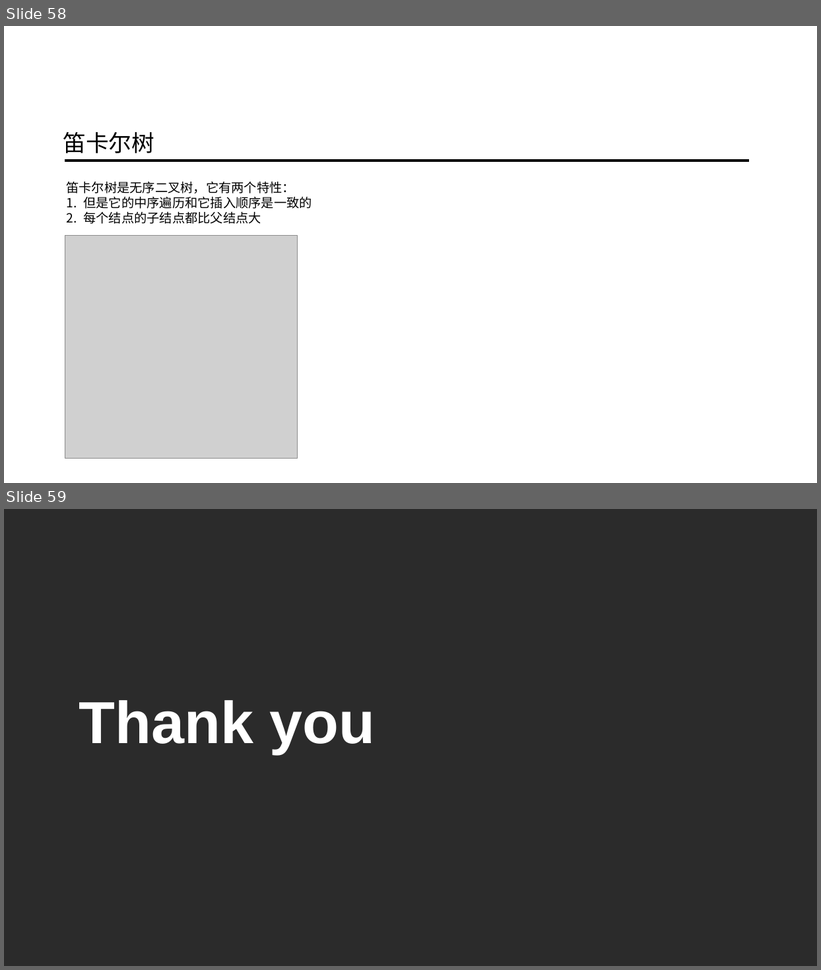
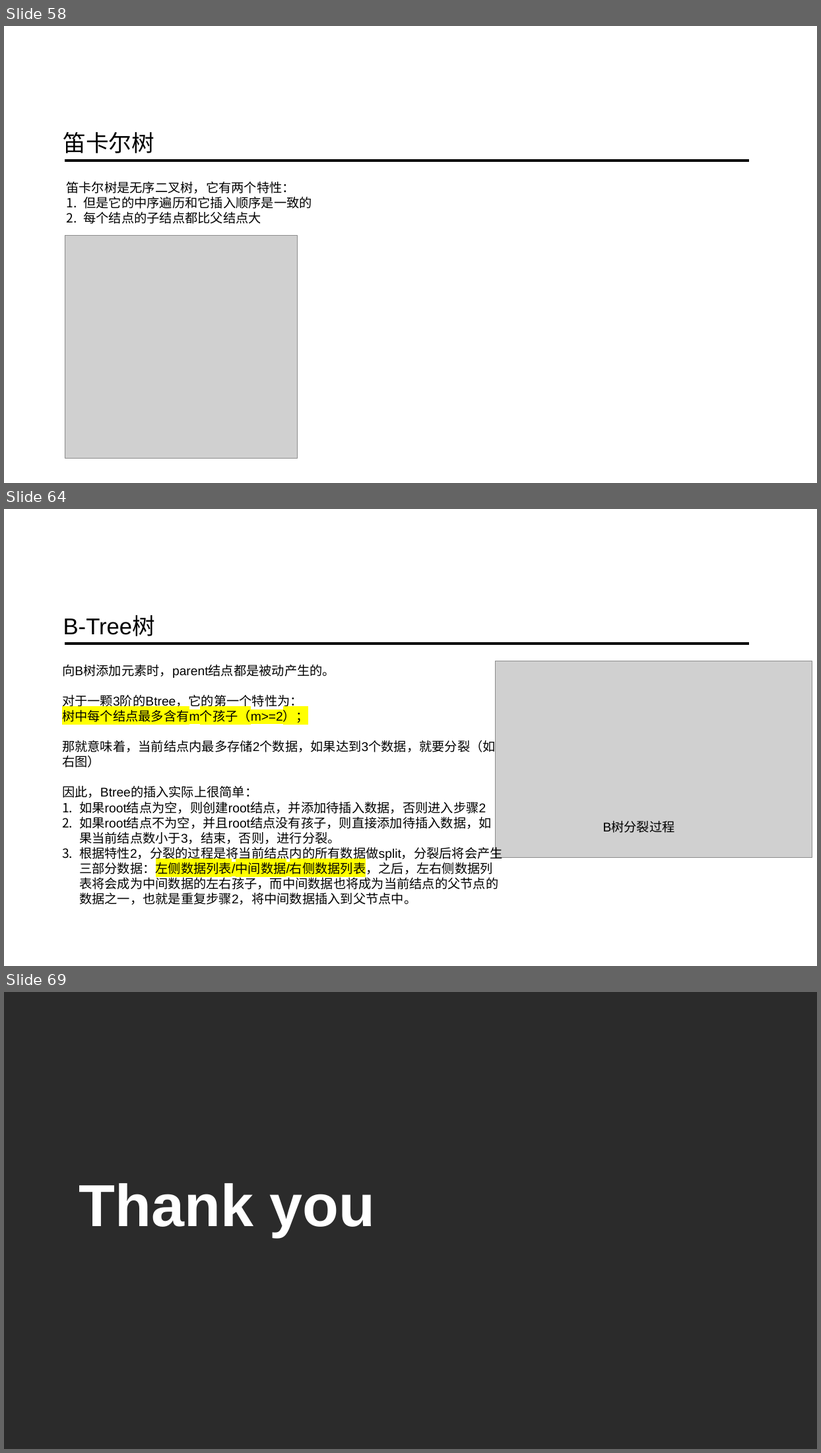
Before and after one commit to ainilili/data-structure-trees-demo, a slide deck: 数据结构之树.pptx. Shown one above the other, each under a label of ours: slides 58 and 59 before the commit, slides 58, 64 and 69 after it; the slides between them are not shown. The pictures are 821x970 and 821x1453 pixels, drawn with LibreOffice and Linux fonts; fonts in the diff are those of the drawing; grey boxes stand for pictures; background and template pictures are left out; a plain dark background stands for a picture behind light text. Boxes give left, top, right and bottom in pixels: in the first picture for what was removed or moved away, otherwise in the second. Text is boxed around its words. In the diff, an @@ line names an element or a change of style, - is before the commit and + after.

```diff
--- a/数据结构之树.pptx
+++ b/数据结构之树.pptx
@@ slide 64 added at (x1=4, y1=509, x2=817, y2=966), background picture (left out) @@
@@ text added at (x1=63, y1=616, x2=155, y2=636), 54 pt, text #000000 @@
+B-Tree树
@@ line added from (65, 644) to (749, 644), #000000 6.5 pt @@
@@ text added at (x1=62, y1=664, x2=503, y2=905), 30 pt, text #000000 @@
+向B树添加元素时，parent结点都是被动产生的。
+对于一颗3阶的Btree，它的第一个特性为：
+树中每个结点最多含有m个孩子（m>=2）；
+那就意味着，当前结点内最多存储2个数据，如果达到3个数据，就要分裂（如右图）
+因此，Btree的插入实际上很简单：
+1. 如果root结点为空，则创建root结点，并添加待插入数据，否则进入步骤2
+2. 如果root结点不为空，并且root结点没有孩子，则直接添加待插入数据，如果当前结点数小于3，结束，否则，进行分裂。
+3. 根据特性2，分裂的过程是将当前结点内的所有数据做split，分裂后将会产生三部分数据：左侧数据列表/中间数据/右侧数据列表，之后，左右侧数据列表将会成为中间数据的左右孩子，而中间数据也将成为当前结点的父节点的数据之一，也就是重复步骤2，将中间数据插入到父节点中。
@@ picture added at (x1=495, y1=661, x2=812, y2=857) @@
@@ text added at (x1=603, y1=822, x2=675, y2=833), 30 pt, text #000000 @@
+B树分裂过程
@@ what was slide 59 is now slide 69 @@
```
Also in this commit, not shown: 1 slide changed, 9 other slides added.
